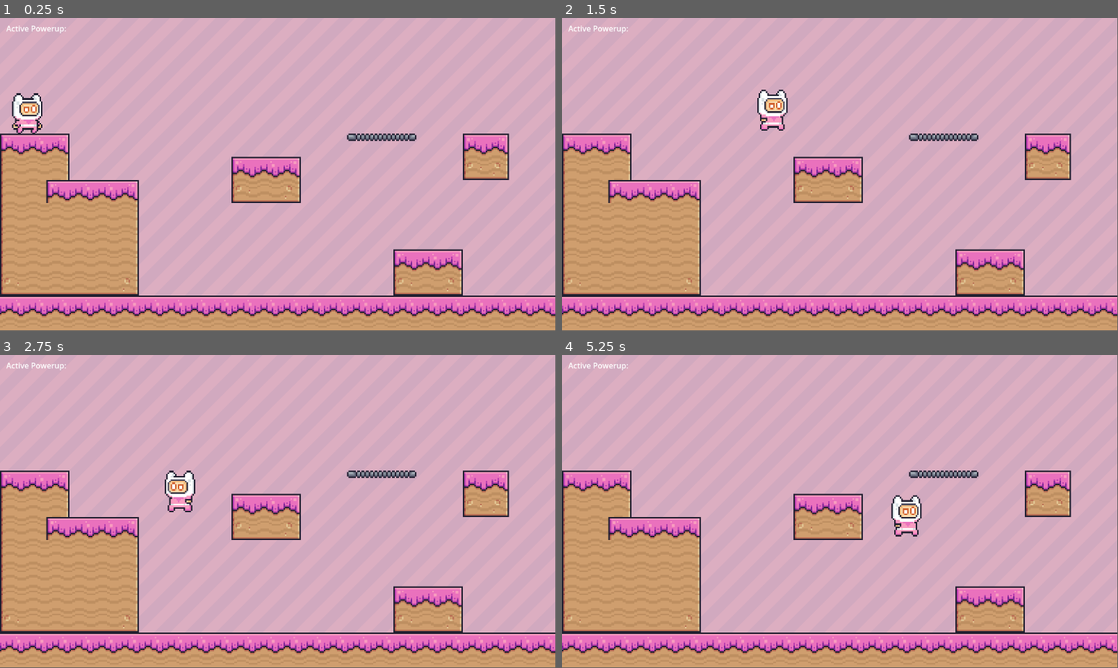
Above: before the commit, frames 1-4 (two rows, left to right).
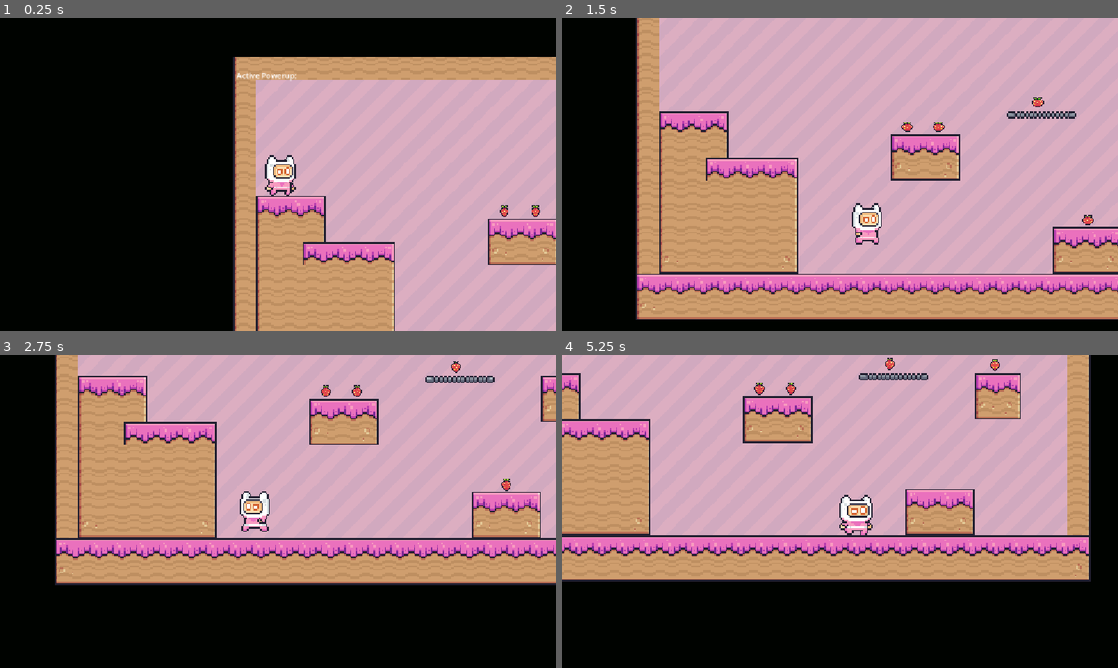
Above: after the commit, the same moments.

Repository: Simonfitz/jamscepticeye
Game: Godot game, scene res://scenes/main.tscn
Same seed, same stepped clock (60 frames per second), same inputs: the game is played once before the commit and once after it.
Inputs:
- Up to frame 1 (0.25 s): no input
- Up to frame 2 (1.5 s): tap Enter (ui_accept) at 0.5, 0.6 s; hold Right (right) from 0.53 s (still down); tap Space (jump) at 0.77, 0.8, 1.07, 1.35 s
- Up to frame 3 (2.75 s): tap Space (jump) at 1.52, 1.82, 2.3 s; tap Enter (ui_accept) at 1.55, 2.1 s; release Right (right) at 2.03 s; hold Left (left) from 2.03 s (still down)
- Up to frame 4 (5.25 s): release Left (left) at 2.78 s; hold Right (right) 2.78-4.28 s; tap Enter (ui_accept) at 2.85, 4.35, 5.1 s; tap Space (jump) at 3.02, 3.32, 3.6, 3.77, 4.07, 4.52, 4.82 s; hold Left (left) 4.28-5.03 s; hold Right (right) from 5.03 s (still down)
In our replay, the window is 799x449 before the commit and 800x450 after it. These sizes can differ from the game's own. Grey fills any space a smaller window leaves; there, only what the larger window draws over its background counts as a difference.

The runs differ from the first frame. In frame 1, 73% of the frame differs, in the area x 0-100%, y 0-100%; in frame 2, 50%; in frame 3, 66%; in frame 4, 60%.

Commit message:
Dynamic camera and pickups

Diff:
--- a/super-exciting-game-project/project.godot
+++ b/super-exciting-game-project/project.godot
@@ -14,6 +14,11 @@
 run/main_scene="uid://b18s6antjqees"
 config/features=PackedStringArray("4.5", "GL Compatibility")
 config/icon="res://icon.svg"
+
+[display]
+
+window/stretch/mode="canvas_items"
+window/stretch/aspect="expand"
 
 [input]
 
@@ -44,3 +49,4 @@
 
 renderer/rendering_method="gl_compatibility"
 renderer/rendering_method.mobile="gl_compatibility"
+environment/defaults/default_clear_color=Color(0, 0.011764706, 0, 1)
--- /dev/null
+++ b/super-exciting-game-project/scenes/collectable.gd
@@ -0,0 +1,8 @@
+extends Area2D
+
+@onready var game_manager: Node = %GameManager
+
+func _on_body_entered(body: Node2D) -> void:
+	if (body.name == "CharacterBody2D"):
+		queue_free()
+		game_manager.add_point()
--- /dev/null
+++ b/super-exciting-game-project/scenes/collectable.tscn
@@ -0,0 +1,152 @@
+[gd_scene load_steps=22 format=3 uid="uid://cxjbojokt3em2"]
+
+[ext_resource type="Script" uid="uid://bsdyvt6fc6w4b" path="res://scenes/collectable.gd" id="1_llfh3"]
+[ext_resource type="Texture2D" uid="uid://phid6tbv0pch" path="res://assets/Strawberry.png" id="1_ti8a4"]
+
+[sub_resource type="AtlasTexture" id="AtlasTexture_llfh3"]
+atlas = ExtResource("1_ti8a4")
+region = Rect2(0, 0, 32, 32)
+
+[sub_resource type="AtlasTexture" id="AtlasTexture_dnya4"]
+atlas = ExtResource("1_ti8a4")
+region = Rect2(32, 0, 32, 32)
+
+[sub_resource type="AtlasTexture" id="AtlasTexture_i8gcc"]
+atlas = ExtResource("1_ti8a4")
+region = Rect2(64, 0, 32, 32)
+
+[sub_resource type="AtlasTexture" id="AtlasTexture_ftjwp"]
+atlas = ExtResource("1_ti8a4")
+region = Rect2(96, 0, 32, 32)
+
+[sub_resource type="AtlasTexture" id="AtlasTexture_cy7d5"]
+atlas = ExtResource("1_ti8a4")
+region = Rect2(128, 0, 32, 32)
+
+[sub_resource type="AtlasTexture" id="AtlasTexture_7jhkb"]
+atlas = ExtResource("1_ti8a4")
+region = Rect2(160, 0, 32, 32)
+
+[sub_resource type="AtlasTexture" id="AtlasTexture_ejfto"]
+atlas = ExtResource("1_ti8a4")
+region = Rect2(192, 0, 32, 32)
+
+[sub_resource type="AtlasTexture" id="AtlasTexture_cooh5"]
+atlas = ExtResource("1_ti8a4")
+region = Rect2(224, 0, 32, 32)
+
+[sub_resource type="AtlasTexture" id="AtlasTexture_uvacn"]
+atlas = ExtResource("1_ti8a4")
+region = Rect2(256, 0, 32, 32)
+
+[sub_resource type="AtlasTexture" id="AtlasTexture_r08pg"]
+atlas = ExtResource("1_ti8a4")
+region = Rect2(288, 0, 32, 32)
+
+[sub_resource type="AtlasTexture" id="AtlasTexture_nx4ax"]
+atlas = ExtResource("1_ti8a4")
+region = Rect2(320, 0, 32, 32)
+
+[sub_resource type="AtlasTexture" id="AtlasTexture_eyudh"]
+atlas = ExtResource("1_ti8a4")
+region = Rect2(352, 0, 32, 32)
+
+[sub_resource type="AtlasTexture" id="AtlasTexture_jmqx7"]
+atlas = ExtResource("1_ti8a4")
+region = Rect2(384, 0, 32, 32)
+
+[sub_resource type="AtlasTexture" id="AtlasTexture_cidxd"]
+atlas = ExtResource("1_ti8a4")
+region = Rect2(416, 0, 32, 32)
+
+[sub_resource type="AtlasTexture" id="AtlasTexture_jtssg"]
+atlas = ExtResource("1_ti8a4")
+region = Rect2(448, 0, 32, 32)
+
+[sub_resource type="AtlasTexture" id="AtlasTexture_05fyg"]
+atlas = ExtResource("1_ti8a4")
+region = Rect2(480, 0, 32, 32)
+
+[sub_resource type="AtlasTexture" id="AtlasTexture_mwsun"]
+atlas = ExtResource("1_ti8a4")
+region = Rect2(512, 0, 32, 32)
+
+[sub_resource type="SpriteFrames" id="SpriteFrames_01e2c"]
+animations = [{
+"frames": [{
+"duration": 1.0,
+"texture": SubResource("AtlasTexture_llfh3")
+}, {
+"duration": 1.0,
+"texture": SubResource("AtlasTexture_dnya4")
+}, {
+"duration": 1.0,
+"texture": SubResource("AtlasTexture_i8gcc")
+}, {
+"duration": 1.0,
+"texture": SubResource("AtlasTexture_ftjwp")
+}, {
+"duration": 1.0,
+"texture": SubResource("AtlasTexture_cy7d5")
+}, {
+"duration": 1.0,
+"texture": SubResource("AtlasTexture_7jhkb")
+}, {
+"duration": 1.0,
+"texture": SubResource("AtlasTexture_ejfto")
+}, {
+"duration": 1.0,
+"texture": SubResource("AtlasTexture_cooh5")
+}, {
+"duration": 1.0,
+"texture": SubResource("AtlasTexture_uvacn")
+}, {
+"duration": 1.0,
+"texture": SubResource("AtlasTexture_r08pg")
+}, {
+"duration": 1.0,
+"texture": SubResource("AtlasTexture_nx4ax")
+}, {
+"duration": 1.0,
+"texture": SubResource("AtlasTexture_eyudh")
+}, {
+"duration": 1.0,
+"texture": SubResource("AtlasTexture_jmqx7")
+}, {
+"duration": 1.0,
+"texture": SubResource("AtlasTexture_cidxd")
+}, {
+"duration": 1.0,
+"texture": SubResource("AtlasTexture_jtssg")
+}, {
+"duration": 1.0,
+"texture": SubResource("AtlasTexture_05fyg")
+}, {
+"duration": 1.0,
+"texture": SubResource("AtlasTexture_mwsun")
+}],
+"loop": true,
+"name": &"default",
+"speed": 20.0
+}]
+
+[sub_resource type="CapsuleShape2D" id="CapsuleShape2D_jcngj"]
+radius = 12.0
+height = 24.0
+
+[node name="Collectable" type="Area2D"]
+script = ExtResource("1_llfh3")
+
+[node name="AnimatedSprite2D" type="AnimatedSprite2D" parent="."]
+texture_filter = 1
+position = Vector2(497, 66)
+scale = Vector2(1.90625, 1.78125)
+sprite_frames = SubResource("SpriteFrames_01e2c")
+autoplay = "default"
+frame_progress = 0.23439069
+
+[node name="CollisionShape2D" type="CollisionShape2D" parent="."]
+position = Vector2(499, 66)
+shape = SubResource("CapsuleShape2D_jcngj")
+
+[connection signal="body_entered" from="." to="." method="_on_body_entered"]
--- /dev/null
+++ b/super-exciting-game-project/scenes/game_manager.gd
@@ -0,0 +1,7 @@
+extends Node
+
+var points = 0
+
+func add_point():
+	points += 1
+	print(points)
--- a/super-exciting-game-project/scenes/main.tscn
+++ b/super-exciting-game-project/scenes/main.tscn
@@ -1,8 +1,10 @@
-[gd_scene load_steps=6 format=4 uid="uid://b18s6antjqees"]
+[gd_scene load_steps=8 format=4 uid="uid://b18s6antjqees"]
 
 [ext_resource type="Texture2D" uid="uid://kttl8w68t1xy" path="res://assets/Pink.png" id="1_sugp2"]
 [ext_resource type="Texture2D" uid="uid://nrdm3gehrkij" path="res://assets/Terrain (16x16).png" id="2_sugp2"]
 [ext_resource type="PackedScene" uid="uid://dh6canwj8471b" path="res://scenes/main_character.tscn" id="3_jyhfs"]
+[ext_resource type="PackedScene" uid="uid://cxjbojokt3em2" path="res://scenes/collectable.tscn" id="4_jyhfs"]
+[ext_resource type="Script" uid="uid://dlx02r8ytnjcd" path="res://scenes/game_manager.gd" id="5_tbgi4"]
 
 [sub_resource type="TileSetAtlasSource" id="TileSetAtlasSource_jyhfs"]
 texture = ExtResource("2_sugp2")
@@ -183,11 +185,10 @@
 
 [node name="TextureRect" type="TextureRect" parent="."]
 texture_filter = 1
-anchors_preset = 15
-anchor_right = 1.0
-anchor_bottom = 1.0
-grow_horizontal = 2
-grow_vertical = 2
+offset_left = 54.0
+offset_top = 31.0
+offset_right = 1211.0
+offset_bottom = 627.0
 texture = ExtResource("1_sugp2")
 stretch_mode = 1
 
@@ -197,7 +198,12 @@
 tile_set = SubResource("TileSet_tbgi4")
 
 [node name="CharacterBody2D" parent="." instance=ExtResource("3_jyhfs")]
-position = Vector2(11, -2)
+position = Vector2(59, 28)
+
+[node name="Camera2D" type="Camera2D" parent="CharacterBody2D"]
+position = Vector2(40, 198)
+position_smoothing_enabled = true
+position_smoothing_speed = 7.0
 
 [node name="DebugPowerupLabel" type="Label" parent="."]
 anchors_preset = -1
@@ -208,3 +214,22 @@
 offset_right = 215.68005
 offset_bottom = 33.0
 text = "Active Powerup: "
+
+[node name="Collectable" parent="." instance=ExtResource("4_jyhfs")]
+position = Vector2(135, 237)
+
+[node name="Collectable2" parent="." instance=ExtResource("4_jyhfs")]
+position = Vector2(444, 430)
+
+[node name="Collectable3" parent="." instance=ExtResource("4_jyhfs")]
+position = Vector2(558, 188)
+
+[node name="Collectable4" parent="." instance=ExtResource("4_jyhfs")]
+position = Vector2(340, 186)
+
+[node name="Collectable5" parent="." instance=ExtResource("4_jyhfs")]
+position = Vector2(70, 237)
+
+[node name="GameManager" type="Node" parent="."]
+unique_name_in_owner = true
+script = ExtResource("5_tbgi4")
--- a/super-exciting-game-project/scenes/main_character.gd
+++ b/super-exciting-game-project/scenes/main_character.gd
@@ -8,7 +8,7 @@
 # Powerups
 # TODO: Move power ups to their own class/scene
 const double_jump: String = "pw_double_jump"
-const triple_jump: String = "pw_triple_jump"
+const tripple_jump: String = "pw_tripple_jump"
 const slow_fall: String = "pw_slow_fall"
 const low_gravity: String = "pw_low_gravity"
 const speed_increase: String = "pw_speed_increase"
@@ -39,11 +39,11 @@
 		if (get_active_power() == slow_fall or get_active_power() == low_gravity) and velocity.y > 0:
 			velocity.y *= 0.8
 
-	# Handle jump.
-	if Input.is_action_just_pressed("ui_accept"):
+ 	# Handle jump.
+	if Input.is_action_just_pressed("jump"):
 		if is_on_floor():
 			match active_power:
-				triple_jump:
+				tripple_jump:
 					remaining_jumps = 3
 				double_jump:
 					remaining_jumps = 2
@@ -67,7 +67,6 @@
 		velocity.x = move_toward(velocity.x, 0, 12)
 
 	#Animations
-	print(velocity.x)
 	if (velocity.x > 1 || velocity.x < -1):
 		sprite_2d.animation = "running"
 	else:
@@ -93,8 +92,8 @@
 func cycle_power() -> void:
 	match get_active_power():
 		double_jump:
-			set_active_power(triple_jump)
-		triple_jump:
+			set_active_power(tripple_jump)
+		tripple_jump:
 			set_active_power(slow_fall)
 		slow_fall:
 			set_active_power(low_gravity)
Binary file added: super-exciting-game-project/assets/Strawberry.png
Not shown, added: super-exciting-game-project/assets/Strawberry.png.import
Not shown, added: super-exciting-game-project/scenes/collectable.gd.uid
Not shown, added: super-exciting-game-project/scenes/game_manager.gd.uid
